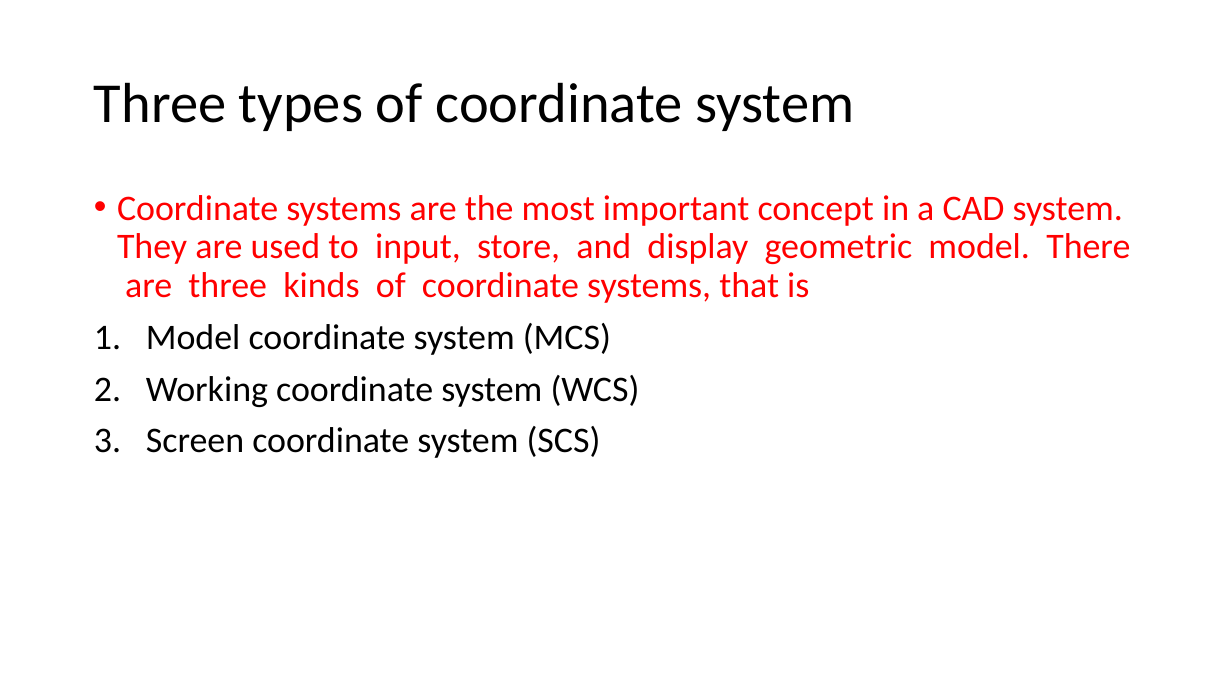
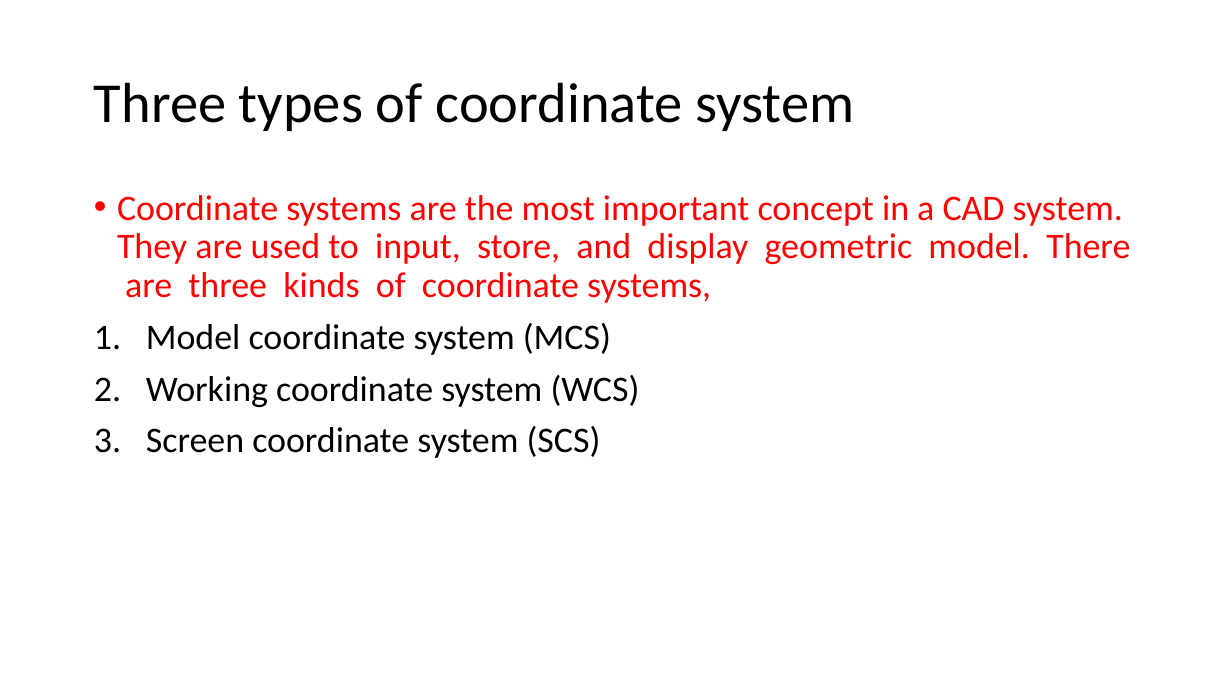
Before and after one commit to Jinny-Ching/cad_cam_course, a slide deck: slide 7 of CAD_CAM.pptx. Drawn at 1232x693 pixels with LibreOffice and Linux fonts; fonts in the diff are those of the drawing. Boxes give left, top, right and bottom in pixels: in the first picture for what was removed or moved away, otherwise in the second. Text is boxed around its words. In the diff, an @@ line names an element or a change of style, - is before the commit and + after.

```diff
--- a/CAD_CAM.pptx
+++ b/CAD_CAM.pptx
@@ text at [117,195,1130,303]: text changed @@
-• Coordinate systems are the most important concept in a CAD system. They are used to input, store, and display geometric model. There are three kinds of coordinate systems, that is
+• Coordinate systems are the most important concept in a CAD system. They are used to input, store, and display geometric model. There are three kinds of coordinate systems,
```
Also in this commit, not shown: 2 other slides changed, 13 slides added.
